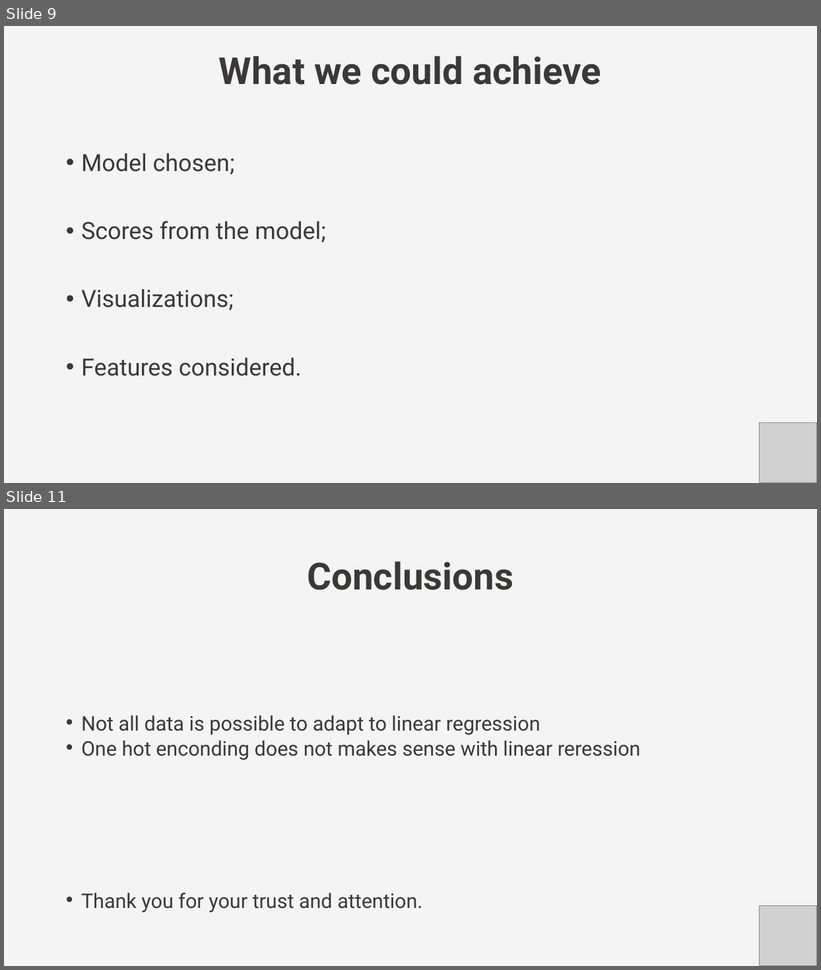
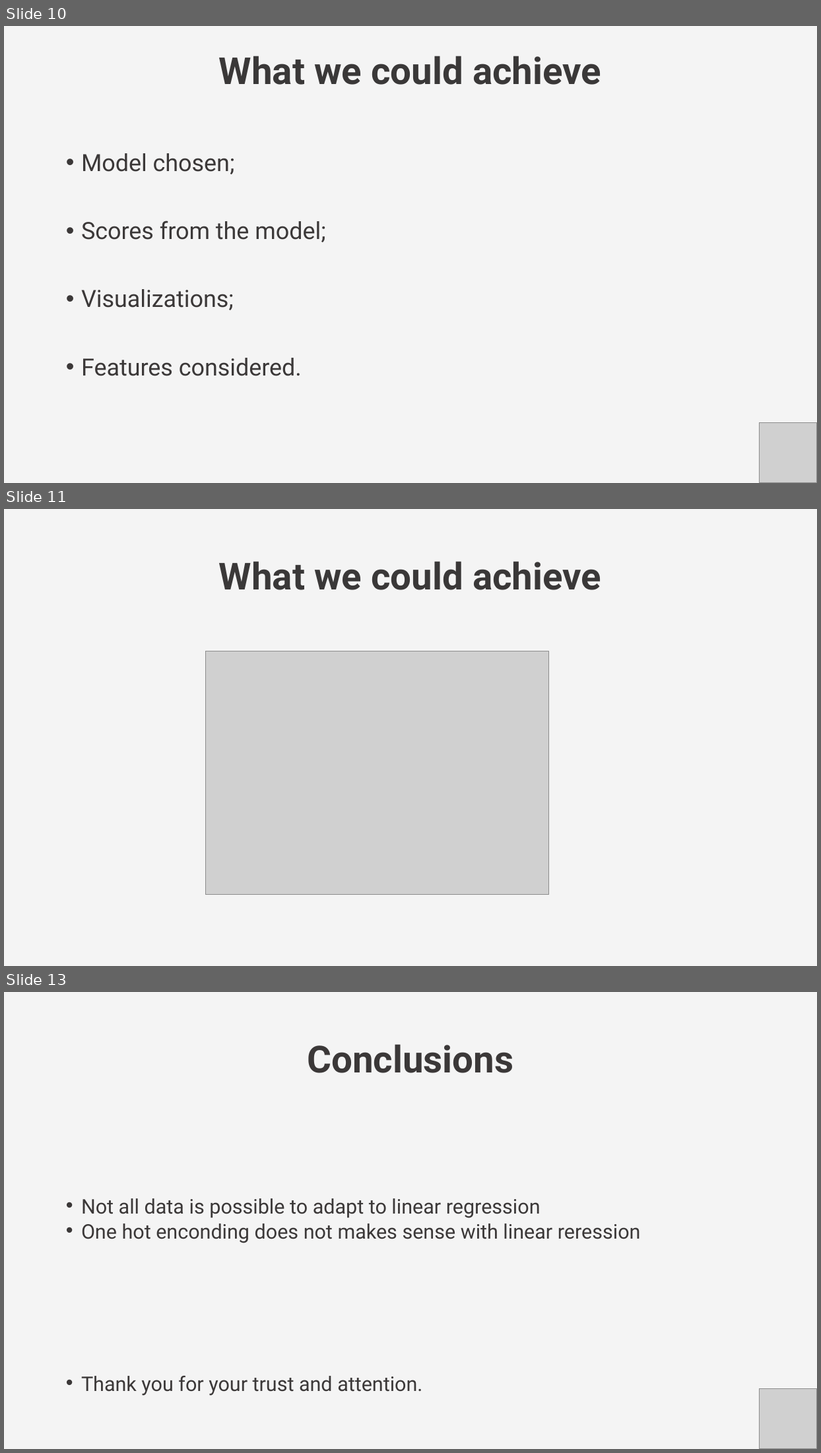
Before and after one commit to Roldan87/challenge-regression, a slide deck: regression_presentation.pptx. Shown one above the other, each under a label of ours: slides 9 and 11 before the commit, slides 10, 11 and 13 after it; the slides between them are not shown. The pictures are 821x970 and 821x1453 pixels, drawn with LibreOffice and Linux fonts; fonts in the diff are those of the drawing; grey boxes stand for pictures. Boxes give left, top, right and bottom in pixels: in the first picture for what was removed or moved away, otherwise in the second. Text is boxed around its words. In the diff, an @@ line names an element or a change of style, - is before the commit and + after.

```diff
--- a/regression_presentation.pptx
+++ b/regression_presentation.pptx
@@ slide 11 added at box(4, 509, 817, 966), background #F4F4F4 @@
@@ title added at box(219, 561, 601, 590), 44 pt, text #3A3838, bold @@
+What we could achieve
@@ picture added at box(206, 651, 548, 895) @@
@@ what was slide 9 is now slide 10 @@
@@ what was slide 11 is now slide 13 @@
```
Also in this commit, not shown: 4 slides changed, 1 other slide added.
